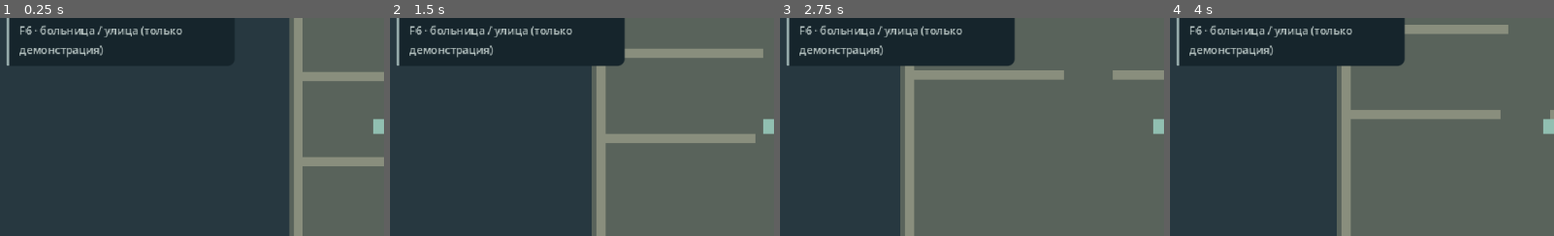
Above: before the commit, frames 1-4 (left to right).
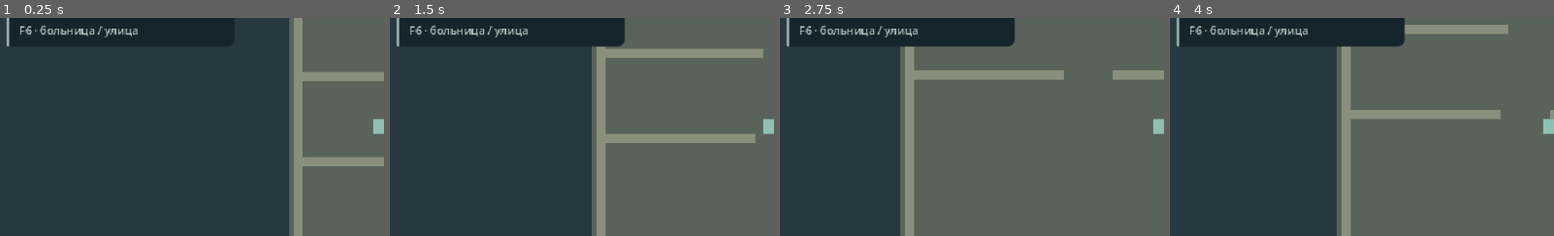
Above: after the commit, the same moments.

Repository: AndreyCokol/My_shelter
Game: Godot game, scene res://game/scenes/prototypes/dual_view_layout_preview.tscn
Two runs of this game, one before a commit and one after it. Both use one fixed random seed, a clock stepped at 60 frames per second and the inputs below. This scene is started directly instead of the project's main scene.
Inputs (mouse positions are % of the whole screen's width and height, from its top left):
- Up to frame 1 (0.25 s): no input
- Up to frame 2 (1.5 s): tap Enter at 0.5 s; move the mouse to (72, 45) at 0.52 s; hold D 0.53-1.28 s; tap Ctrl at 0.6 s; click (72, 45) at 0.67 s; tap Space at 0.77 s; move the mouse to (29, 55) at 1.27 s; hold S from 1.28 s (still down); tap 1 at 1.35 s
- Up to frame 3 (2.75 s): tap Space at 1.52 s; move the mouse to (60, 28) at 2.02 s; release S at 2.03 s; hold D from 2.03 s (still down); tap 4 at 2.1 s
- Up to frame 4 (4 s): move the mouse to (44, 70) at 2.77 s; release D at 2.78 s; hold W 2.78-3.53 s; tap E at 2.85 s; click (44, 70) at 2.92 s; tap Space at 3.02, 3.5, 3.77 s; move the mouse to (80, 65) at 3.52 s; hold A from 3.53 s (still down); tap I at 3.6 s
The pictures show only the part of the screen within x 0-50%, y 25-75%; the shares and areas given below are measured in that part.

The runs differ from the first frame. In frame 1, 0.7% of the frame differs, in the area x 1-48%, y 3-22%; in frame 2, 1.5%; in frame 3, 3.5%, in the area x 1-62%, y 3-23%; in frame 4, 2.4%.

Commit message:
fix(a5): orient FPS preview toward open corridor and shorten demo HUD hint

Diff:
--- a/game/scenes/prototypes/dual_view_layout_preview.gd
+++ b/game/scenes/prototypes/dual_view_layout_preview.gd
@@ -34,7 +34,7 @@
 	layout_snapshot = candidate
 	hero.position = candidate.hero_position
 	hero.velocity = Vector3.ZERO
-	look_yaw = 0.0
+	look_yaw = -PI * 0.5  # Face east along the hospital corridor, not into the near north wall.
 	look_pitch = 0.0
 	_update_cameras()
 	set_first_person(false)
@@ -51,7 +51,7 @@
 func set_first_person(enabled: bool) -> void:
 	super.set_first_person(enabled)
 	if is_instance_valid(hud):
-		hud.get("help_label").text += "\nF6 · больница / улица (только демонстрация)"
+		hud.get("help_label").text += "\nF6 · больница / улица"
 
 func _unhandled_input(event: InputEvent) -> void:
 	if event is InputEventKey and event.pressed and not event.echo and event.keycode == KEY_F6:
